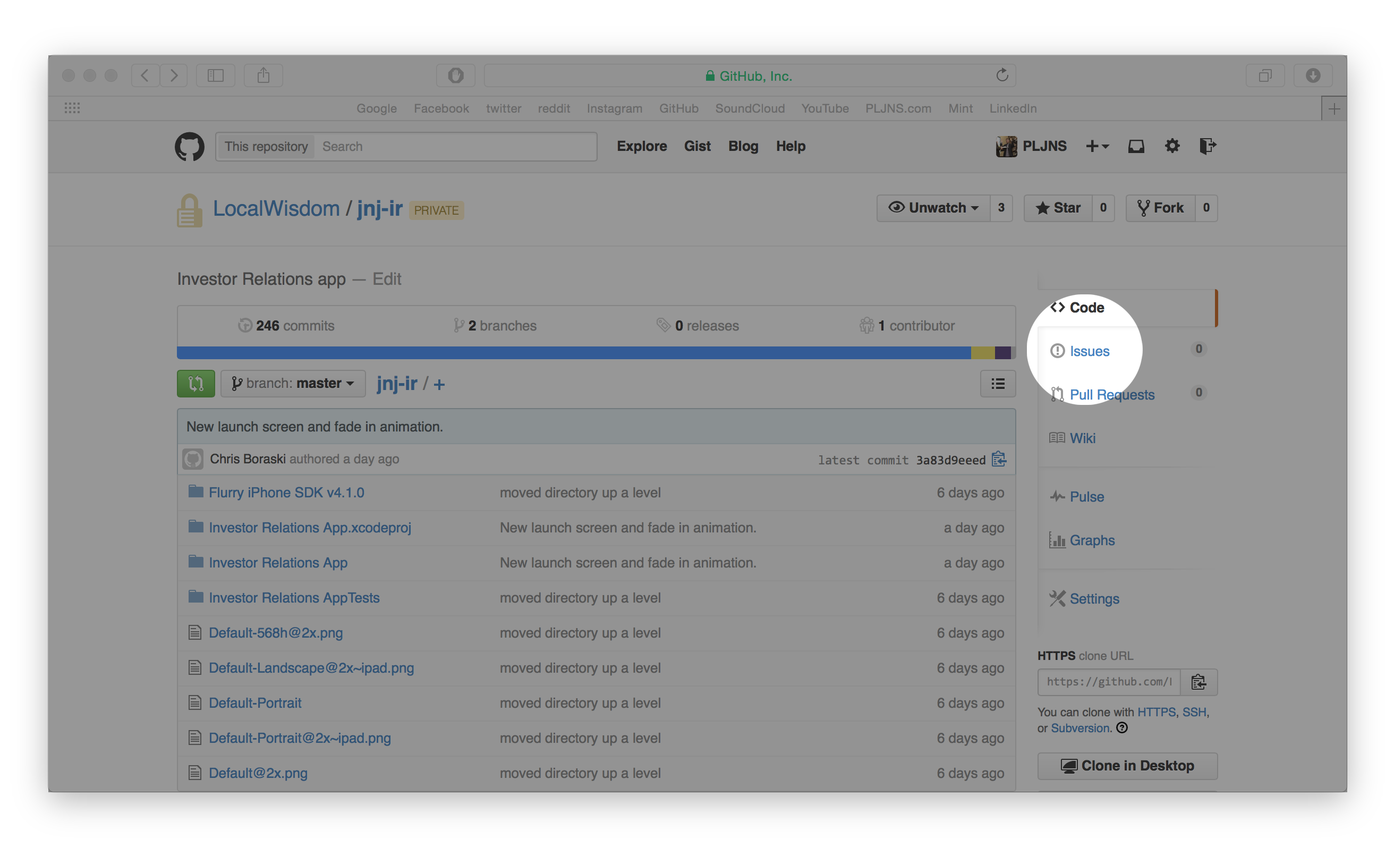
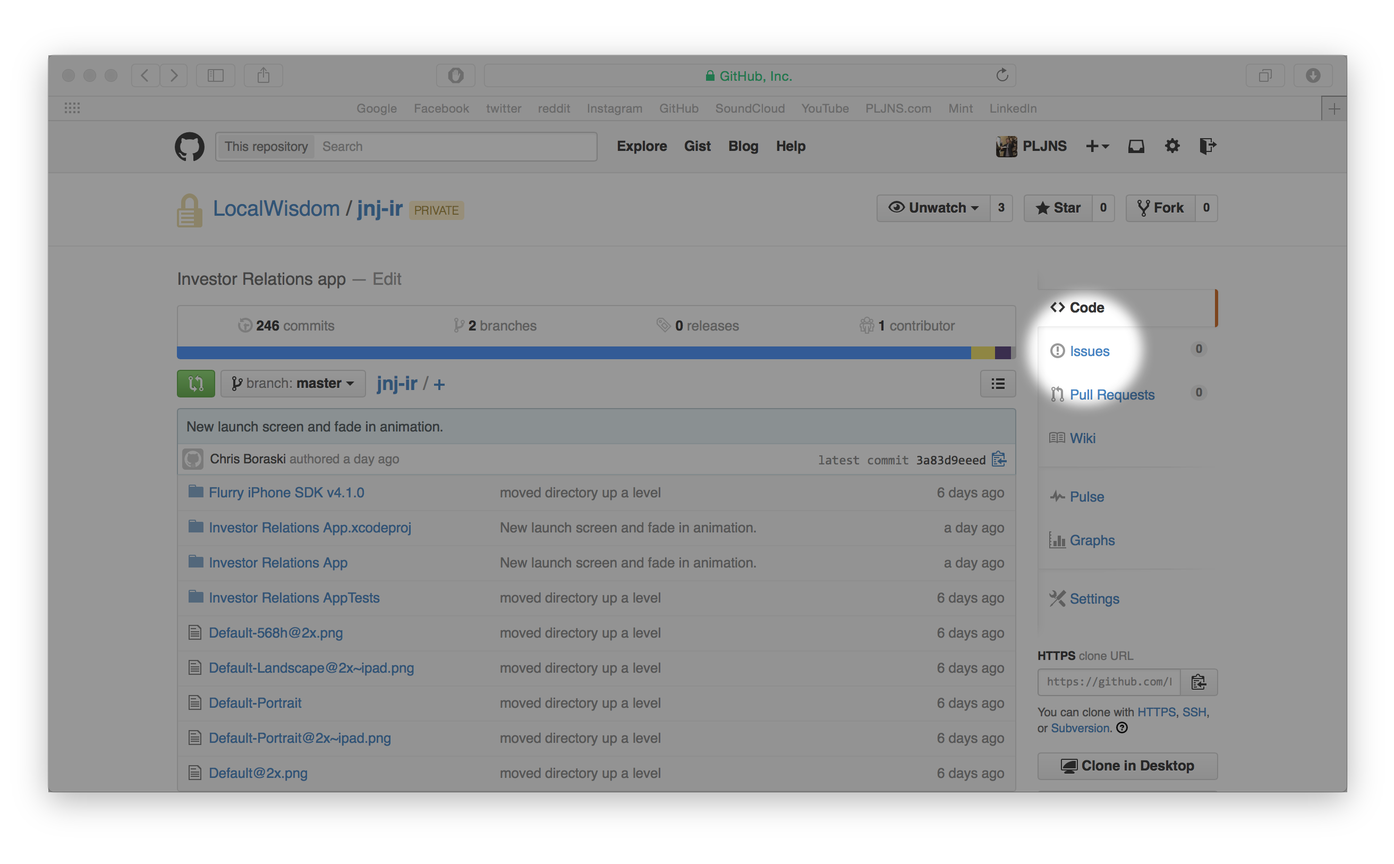
The second 1394x864 image is a revision of the first. Changes to its layers:
pixels changed over [1015, 283, 1153, 416] (layer not identified)
